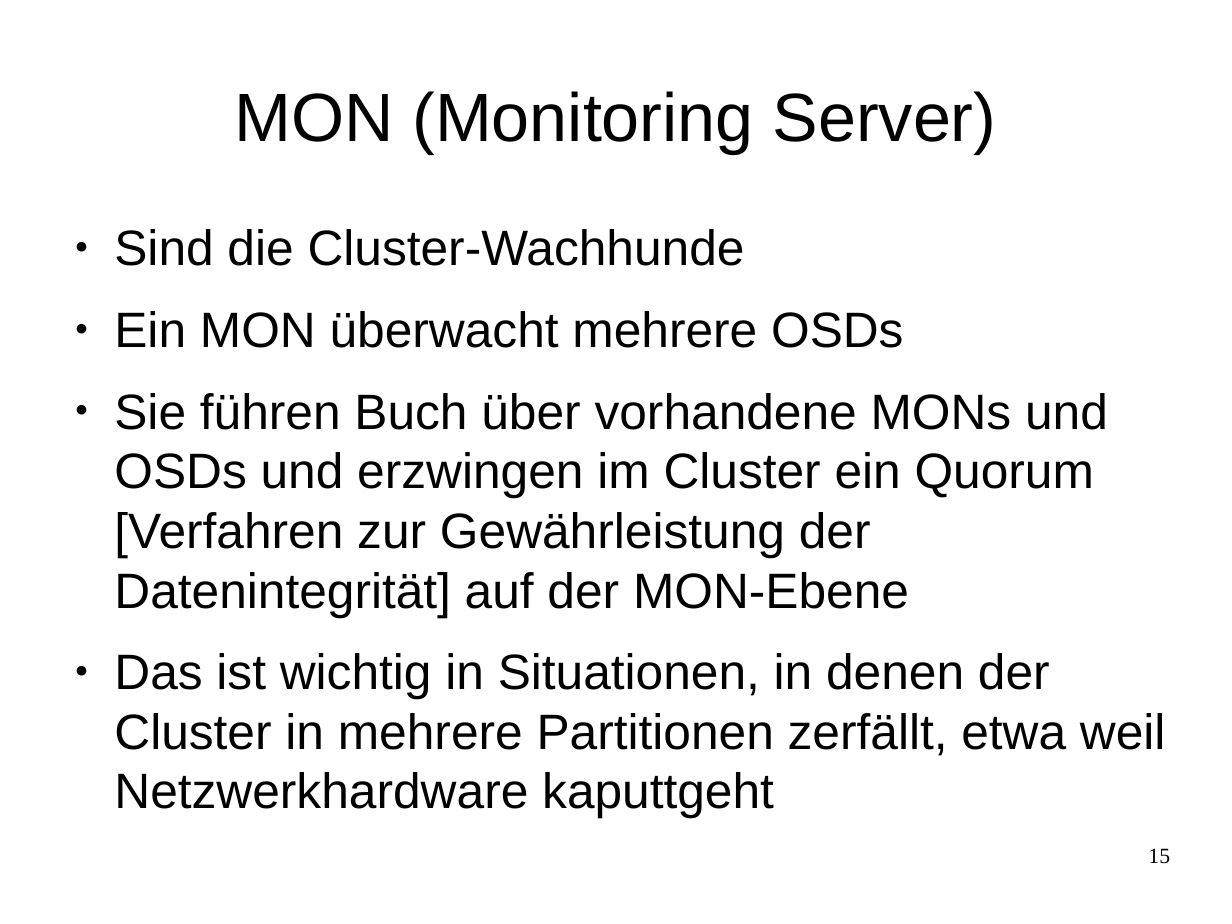
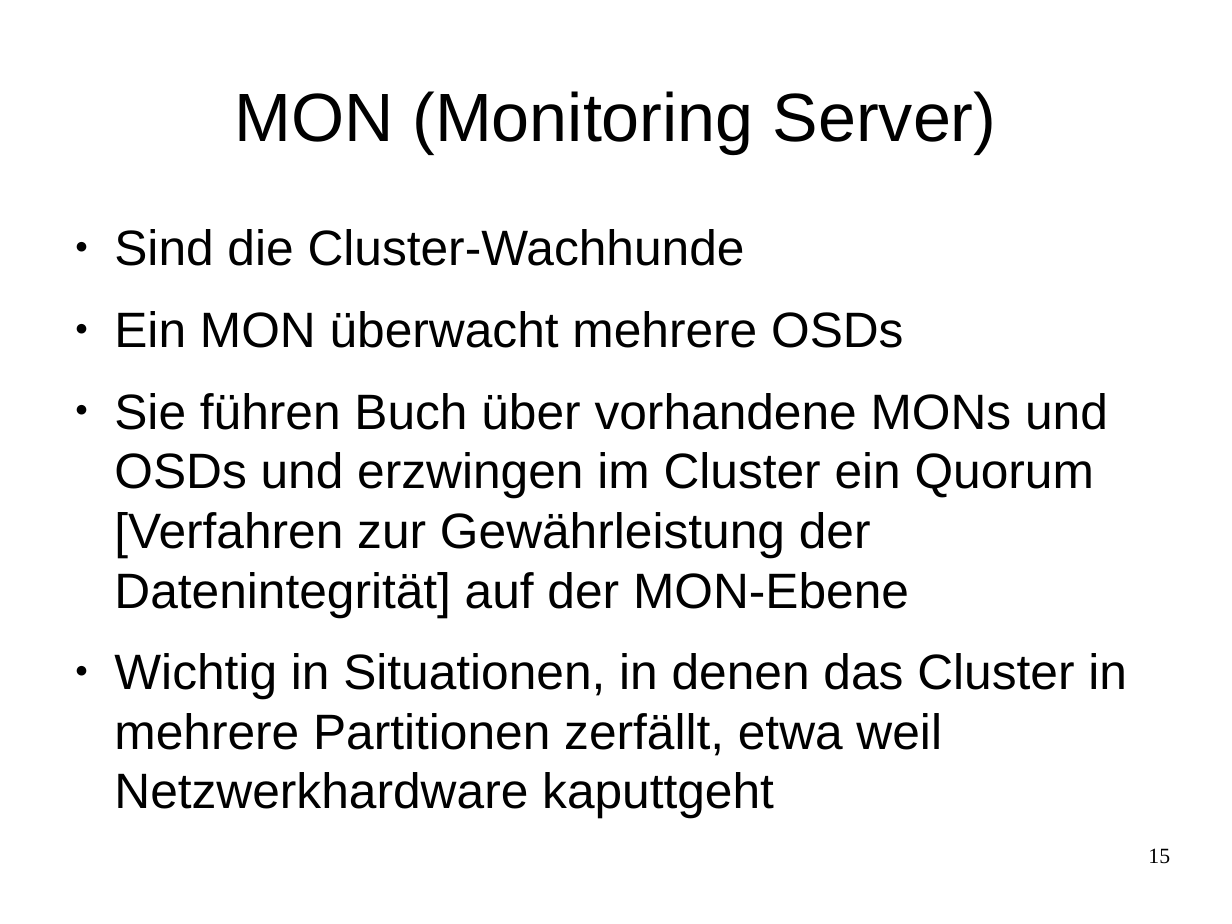
Before and after one commit to celentanos/inora, a slide deck: slide 15 of inora_vortrag_M.odp. Drawn at 1232x924 pixels with LibreOffice and Linux fonts; fonts in the diff are those of the drawing. Boxes give left, top, right and bottom in pixels: in the first picture for what was removed or moved away, otherwise in the second. Text is boxed around its words. In the diff, an @@ line names an element or a change of style, - is before the commit and + after.

```diff
--- a/inora_vortrag_M.odp
+++ b/inora_vortrag_M.odp
@@ text at [114, 653, 1127, 756]: text changed @@
-● Das ist wichtig in Situationen, in denen der Cluster in mehrere Partitionen zerfällt, etwa weil Netzwerkhardware kaputtgeht
+● Wichtig in Situationen, in denen das Cluster in mehrere Partitionen zerfällt, etwa weil Netzwerkhardware kaputtgeht
```
Also in this commit, not shown: 12 other slides changed, 1 slide added, 1 slide removed.
